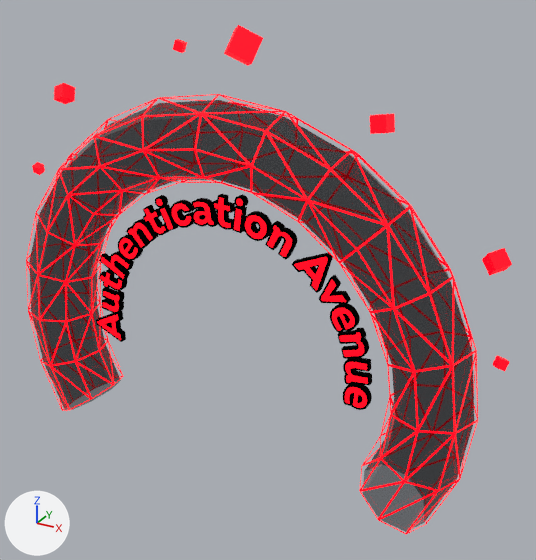
What one commit did to the FBX model Endless Runner/Assets/3D/TU_Gate_01.fbx.
Camera for both pictures: a camera (50 mm lens) standing at (13.1, -19.7, 15.2) and looking at (2.1, 0.4, 5.1). Every picture has the same lights, and +X, +Y and +Z are marked at lower left. The picture after the commit comes second. Where no turn or scale is listed for an object, it has been applied to the vertices.

Names of what the first picture shows: 'AA', 'Cube.003', 'interior', 'wireframe'.
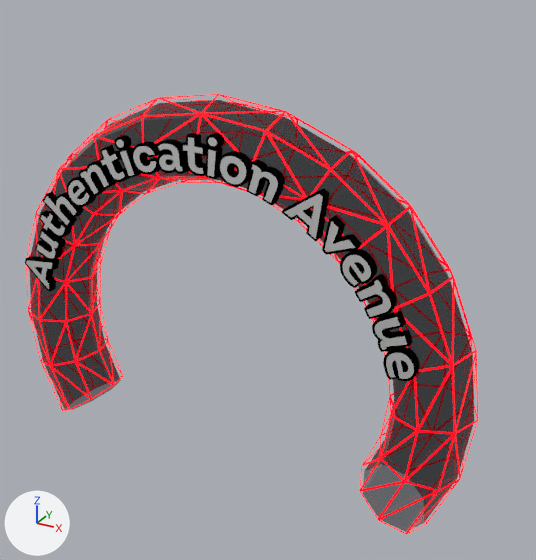
The newer file is also turned or shifted as a whole; pictures and numbers use the older file's frame.

What differs and where, as boxes (x1, y1, x2, y2) in the pictures (536 x 560 px):
'aa', added
    after: (25, 133, 420, 381)
    faces in mat_material (black #000000): (25, 133, 420, 381)
    faces in mat_gate_metallic (white #ffffff): (26, 137, 414, 379)
'AA', deleted
    before: (96, 194, 372, 410)
    faces in mat_material (black #000000): (96, 194, 372, 410)
    faces in mat_gate_aa (red #e70013, glowing red #e70013): (97, 197, 368, 408)
'Cube.003', deleted
    before: (32, 25, 512, 371)

Diff of the bpy script that builds the scene:
```diff
--- a/Endless Runner/Assets/3D/TU_Gate_01.fbx.py
+++ b/Endless Runner/Assets/3D/TU_Gate_01.fbx.py
@@ mat_gate_metallic @@
+mat_gate_metallic = principled_material('Gate_Metallic')
+mat_gate_metallic.base_color = (1.0, 1.0, 1.0)  # white #ffffff
+mat_gate_metallic.metallic = 0.75
+mat_gate_metallic.roughness = 0.3
@@ me_text @@
+me_text.from_pydata(...)  # 2184 vertices, 2154 faces; spans x -7.7..7.4, y -1.7..-1.4, z 3.7..10.4
+# faces by material slot: [698, 1456]
+me_text.materials.append(mat_gate_metallic)  # white #ffffff
+me_text.materials.append(mat_material)  # black #000000
@@ ob_aa @@
-ob_aa = bpy.data.objects.new('AA', me_curve_019)
-ob_aa.location = (0.0, 0.0, 0.0)
@@ ob_cube_003 @@
-ob_cube_003 = bpy.data.objects.new('Cube.003', me_cube_003)
-ob_cube_003.location = (0.0, 0.0, 0.0)
@@ ob_aa_1 @@
+ob_aa_1 = bpy.data.objects.new('aa', me_text)
+ob_aa_1.location = (0.58, 0.06, 0.0)
```
